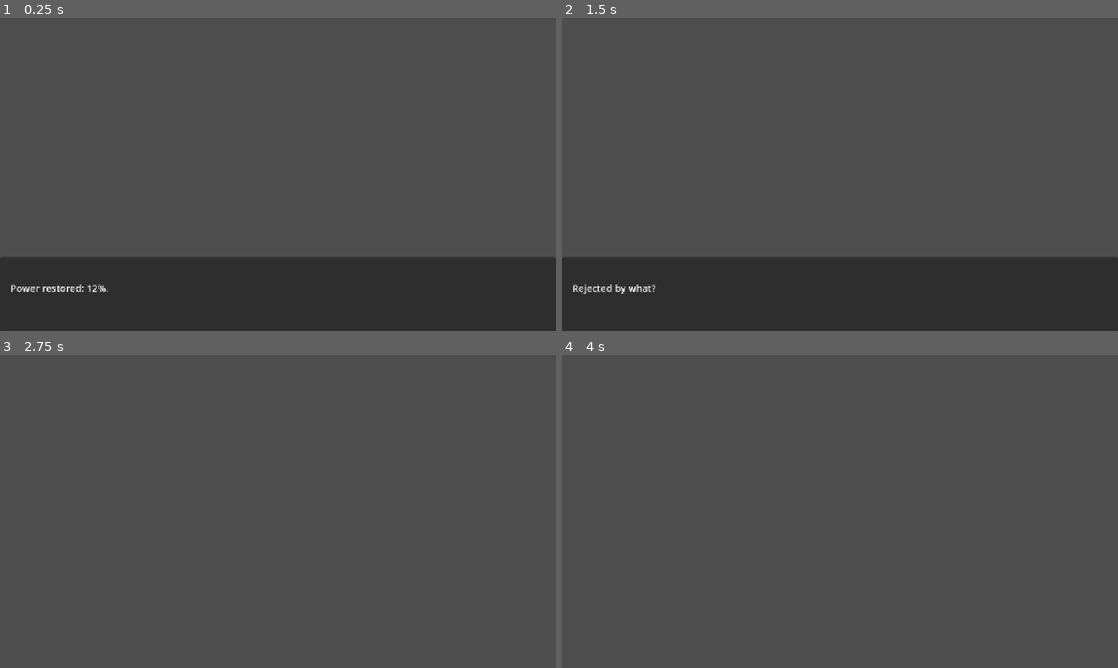
Above: before the commit, frames 1-4 (two rows, left to right).
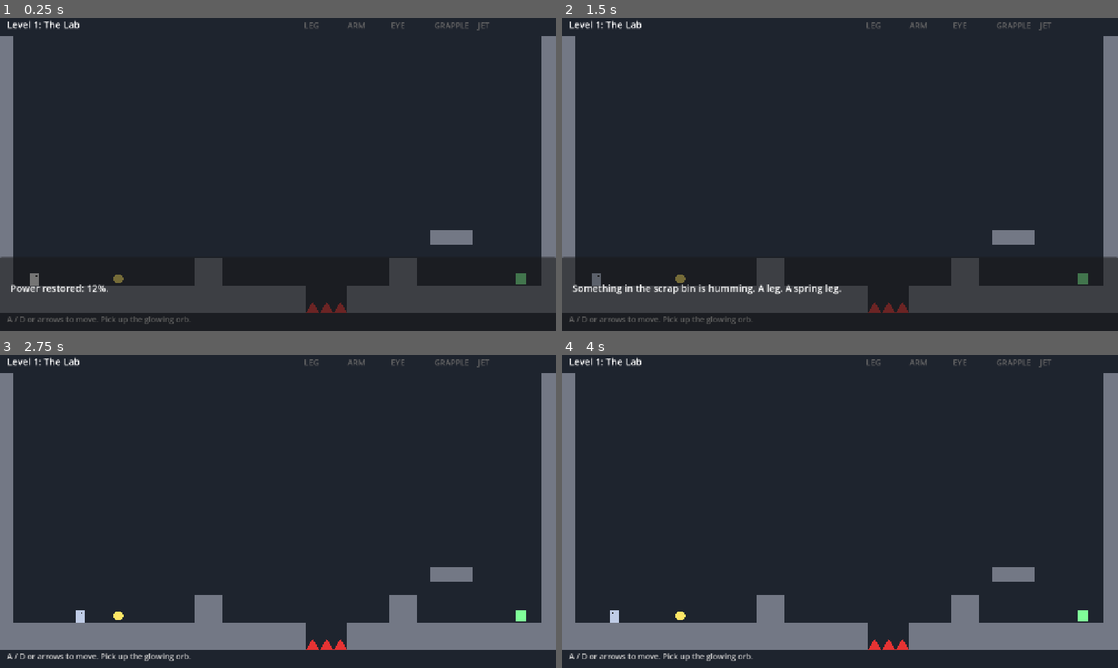
Above: after the commit, the same moments.

Repository: DanishHelmy/GameJam1
Game: Godot game, scene res://scenes/main.tscn
Two runs of this game, one before a commit and one after it. Both use one fixed random seed, a clock stepped at 60 frames per second and the inputs below.
Inputs:
- Up to frame 1 (0.25 s): no input
- Up to frame 2 (1.5 s): tap Enter (ui_accept) at 0.5, 0.77, 1.25 s; hold D 0.53-1.28 s; tap R at 0.6 s; tap X at 0.8, 1.35 s; hold A from 1.28 s (still down)
- Up to frame 3 (2.75 s): tap Enter (ui_accept) at 1.52 s; tap Space at 1.55, 2.1 s; release A at 2.03 s; hold D from 2.03 s (still down); tap Z at 2.3 s
- Up to frame 4 (4 s): release D at 2.78 s; hold W 2.78-3.53 s; tap Z at 2.85 s; tap Enter (ui_accept) at 3.02, 3.5, 3.77 s; tap F at 3.05, 3.6 s; hold A from 3.53 s (still down); tap Shift at 3.8 s

The runs differ from the first frame. In frame 1, 77% of the frame differs, in the area x 0-100%, y 0-98%; in frame 2, 78%; in frame 3, 100%, in the area x 0-100%, y 0-100%; in frame 4, 100%.

Commit message:
Add 6-level story, art brief, dialogue and playable prototype
- narrative/levels.md: world, limb ladder (leg, arm, eye, grapple, jet), boss
- narrative/art_brief.md: sprite/background brief for the artist
- narrative/dialogue: level 1-6 and ending JSON
- assets/sprites/memory_house.png: ending memory scene
- Prototype (placeholder art): scripts/game.gd, levels_data.gd, play.bat.
  Movement and limb abilities are expected to change; treat as throwaway.

Co-Authored-By: Claude Code <noreply@anthropic.com>

Diff:
--- /dev/null
+++ b/narrative/dialogue/ending_memory.json
@@ -0,0 +1,12 @@
+{
+  "id": "ending_memory",
+  "lines": [
+    { "speaker": "THE UPGRADE", "text": "Subject." },
+    { "speaker": "", "text": "The terminal wakes. The all clear was never sent. The city is already empty." },
+    { "speaker": "", "text": "Instead, a picture. Dusk. A small house. A lit window." },
+    { "speaker": "Voice", "text": "Tommy! Dinner!" },
+    { "speaker": "", "text": "That is my name." },
+    { "speaker": "", "text": "Below, the lights of Meridian come on, one by one. Proof that someone was here." },
+    { "speaker": "", "text": "Tommy." }
+  ]
+}
--- /dev/null
+++ b/narrative/dialogue/level_1_lab.json
@@ -0,0 +1,10 @@
+{
+  "id": "level_1_lab",
+  "lines": [
+    { "speaker": "", "text": "Power restored: 12%." },
+    { "speaker": "Patient file", "text": "SUBJECT 0. STATUS: REJECTED. Do not reinitialise." },
+    { "speaker": "", "text": "Rejected by what?" },
+    { "speaker": "", "text": "Something in the scrap bin is humming. A leg. A spring leg." },
+    { "speaker": "", "text": "...Get up." }
+  ]
+}
--- /dev/null
+++ b/narrative/dialogue/level_2_street.json
@@ -0,0 +1,10 @@
+{
+  "id": "level_2_street",
+  "lines": [
+    { "speaker": "Announcer", "text": "Good morning, Meridian! Today is a wonderful day to be upgraded!" },
+    { "speaker": "", "text": "No one is here. The street is empty." },
+    { "speaker": "", "text": "A tower, far away. One window is lit." },
+    { "speaker": "", "text": "An arm in a glass case. A tiny house is drawn on the label." },
+    { "speaker": "", "text": "It fits. It comes off, too. Useful." }
+  ]
+}
--- /dev/null
+++ b/narrative/dialogue/level_3_subway.json
@@ -0,0 +1,10 @@
+{
+  "id": "level_3_subway",
+  "lines": [
+    { "speaker": "", "text": "Dark. Cold. Something is sitting on the platform bench." },
+    { "speaker": "Log 14", "text": "I upgraded my eyes first. Then my hands. Then I stopped missing my mother." },
+    { "speaker": "", "text": "They did not look sad. That is the worst part." },
+    { "speaker": "", "text": "A head module on a shelf. It lets me see what is hidden." },
+    { "speaker": "", "text": "Hold X. Look closer." }
+  ]
+}
--- /dev/null
+++ b/narrative/dialogue/level_4_skyway.json
@@ -0,0 +1,10 @@
+{
+  "id": "level_4_skyway",
+  "lines": [
+    { "speaker": "Pip", "text": "Oh! You are moving! Nobody moves anymore." },
+    { "speaker": "Pip", "text": "I am Pip. I stayed. I do not know why. Nobody told me to leave." },
+    { "speaker": "Pip", "text": "They emptied the city in one night. The Subjects were left behind." },
+    { "speaker": "", "text": "A grapple arm hangs from a broken sign. Another case. Another tiny house." },
+    { "speaker": "Pip", "text": "The tower is that way. Mind the gaps." }
+  ]
+}
--- /dev/null
+++ b/narrative/dialogue/level_5_tower.json
@@ -0,0 +1,10 @@
+{
+  "id": "level_5_tower",
+  "lines": [
+    { "speaker": "", "text": "A wall of glass cases. Each one labelled: T." },
+    { "speaker": "Last log", "text": "Subject 0 refused the final step. It kept one memory. We could not find it. We could not delete it." },
+    { "speaker": "Pip", "text": "Those are yours. All of them." },
+    { "speaker": "", "text": "The last case holds two jet legs. They are warm." },
+    { "speaker": "", "text": "Up. Only up." }
+  ]
+}
--- /dev/null
+++ b/narrative/dialogue/level_6_roof.json
@@ -0,0 +1,8 @@
+{
+  "id": "level_6_roof",
+  "lines": [
+    { "speaker": "", "text": "The roof. Wind. The transmitter, and something standing in front of it." },
+    { "speaker": "THE UPGRADE", "text": "I am what you were meant to be." },
+    { "speaker": "", "text": "It has my face. It has every limb I found." }
+  ]
+}
--- a/scenes/main.tscn
+++ b/scenes/main.tscn
@@ -1,7 +1,6 @@
 [gd_scene format=3]
 
-[ext_resource type="PackedScene" path="res://scenes/dialogue_box.tscn" id="1"]
+[ext_resource type="Script" path="res://scripts/game.gd" id="1"]
 
 [node name="Main" type="Node2D"]
-
-[node name="DialogueBox" parent="." instance=ExtResource("1")]
+script = ExtResource("1")
--- /dev/null
+++ b/scripts/game.gd
@@ -0,0 +1,413 @@
+extends Node2D
+## Runs all 6 levels. Levels live in levels_data.gd (ASCII maps), story in narrative/dialogue/*.json.
+## Art is placeholder rectangles drawn in _draw(); replace with sprites later.
+## Keys: A/D or arrows move, Space (or Z) jump (needs leg), E throw arm (hold Up = throw up),
+## hold X = x-ray (needs eye), F grapple (needs grapple arm), Shift dash (needs jet legs),
+## R restart level, Enter/Space advances dialogue.
+
+const TILE := 32
+const MAP_W := 40
+const MAP_H := 20
+const PW := 20.0
+const PH := 30.0
+const Y_OFFSET := 40.0
+const LevelsData := preload("res://scripts/levels_data.gd")
+const DialogueScene := preload("res://scenes/dialogue_box.tscn")
+const ENDING_DIALOGUE := "res://narrative/dialogue/ending_memory.json"
+const MEMORY_IMAGE := "res://assets/sprites/memory_house.png"
+
+var level_i := 0
+var map: Array = []
+var owned := {}
+var spawn := Vector2.ZERO
+var pos := Vector2.ZERO
+var vel := Vector2.ZERO
+var facing := 1
+var coyote := 0.0
+var on_ground := false
+var doors_open := {"S": false, "T": false}
+var weak_left := 0
+var arm_on := false
+var arm_pos := Vector2.ZERO
+var arm_dir := Vector2.RIGHT
+var arm_dist := 0.0
+var arm_cooldown := 0.0
+var grapple_to: Variant = null
+var dash_t := 0.0
+var dash_used := false
+var xray := false
+var talking := false
+var finished_game := false
+var toast_text := ""
+var toast_t := 0.0
+var flash_t := 0.0
+var _jump_prev := false
+var _arm_prev := false
+var _grap_prev := false
+var _dash_prev := false
+
+
+func _ready() -> void:
+	load_level(0)
+
+
+func load_level(i: int) -> void:
+	level_i = i
+	var data: Dictionary = LevelsData.LEVELS[i]
+	map = (data["map"] as Array).duplicate()
+	doors_open = {"S": false, "T": false}
+	weak_left = 0
+	for j in range(i):
+		var l: String = LevelsData.LEVELS[j]["limb"]
+		if l != "":
+			owned[l] = true
+	for r in range(MAP_H):
+		for c in range(MAP_W):
+			var ch := tile(c, r)
+			if ch == "P":
+				spawn = Vector2(c * TILE + TILE / 2.0, (r + 1) * TILE)
+				set_tile(c, r, ".")
+			elif ch == "W":
+				weak_left += 1
+	arm_on = false
+	respawn()
+	play_dialogue(data["dialogue"])
+	queue_redraw()
+
+
+func respawn() -> void:
+	pos = spawn
+	vel = Vector2.ZERO
+	grapple_to = null
+	dash_t = 0.0
+	arm_on = false
+	flash_t = 0.25
+
+
+func play_dialogue(path: String) -> void:
+	talking = true
+	var box := DialogueScene.instantiate()
+	box.dialogue_file = path
+	box.finished.connect(func():
+		talking = false
+		box.queue_free())
+	add_child(box)
+
+
+func tile(c: int, r: int) -> String:
+	if c < 0 or r < 0 or c >= MAP_W or r >= MAP_H:
+		return "#"
+	return (map[r] as String)[c]
+
+
+func set_tile(c: int, r: int, ch: String) -> void:
+	var row: String = map[r]
+	map[r] = row.substr(0, c) + ch + row.substr(c + 1)
+
+
+func is_solid(c: int, r: int) -> bool:
+	match tile(c, r):
+		"#":
+			return true
+		"H":
+			return xray
+		"D":
+			return not doors_open["S"]
+		"F":
+			return not doors_open["T"]
+	return false
+
+
+func box_hits(p: Vector2) -> bool:
+	var c1 := int(floor((p.x - PW / 2.0) / TILE))
+	var c2 := int(floor((p.x + PW / 2.0 - 0.01) / TILE))
+	var r1 := int(floor((p.y - PH) / TILE))
+	var r2 := int(floor((p.y - 0.01) / TILE))
+	for r in range(r1, r2 + 1):
+		for c in range(c1, c2 + 1):
+			if is_solid(c, r):
+				return true
+	return false
+
+
+func key(k: Key) -> bool:
+	return Input.is_physical_key_pressed(k)
+
+
+func tile_center(c: int, r: int) -> Vector2:
+	return Vector2(c * TILE + TILE / 2.0, r * TILE + TILE / 2.0)
+
+
+func toast(t: String) -> void:
+	toast_text = t
+	toast_t = 3.0
+
+
+func _physics_process(dt: float) -> void:
+	toast_t = max(0.0, toast_t - dt)
+	flash_t = max(0.0, flash_t - dt)
+	if key(KEY_R) and not talking and not finished_game:
+		respawn()
+	if talking or finished_game:
+		queue_redraw()
+		return
+
+	xray = owned.has("eye") and key(KEY_X)
+	var left := key(KEY_A) or key(KEY_LEFT)
+	var right := key(KEY_D) or key(KEY_RIGHT)
+	var up := key(KEY_W) or key(KEY_UP)
+	var jump_now := key(KEY_SPACE) or key(KEY_Z)
+	var jump_pressed := jump_now and not _jump_prev
+	_jump_prev = jump_now
+	var dir := int(right) - int(left)
+	if dir != 0:
+		facing = dir
+
+	# Grapple: pull straight toward the anchor
+	var grap_now := key(KEY_F)
+	if grap_now and not _grap_prev and owned.has("grapple") and grapple_to == null:
+		grapple_to = nearest_anchor()
+		if grapple_to == null:
+			toast("No anchor in range")
+	_grap_prev = grap_now
+	if grapple_to != null:
+		var target: Vector2 = (grapple_to as Vector2) + Vector2(0, PH / 2.0)
+		var to := target - pos
+		if to.length() < 12.0 or jump_pressed:
+			vel = to.normalized() * 300.0 if jump_pressed else Vector2.ZERO
+			grapple_to = null
+		else:
+			vel = to.normalized() * 520.0
+			var before := pos
+			pos += vel * dt
+			if box_hits(pos):
+				pos = before
+				grapple_to = null
+				vel = Vector2.ZERO
+			after_move()
+			queue_redraw()
+			return
+
+	# Dash
+	var dash_now := key(KEY_SHIFT)
+	if dash_now and not _dash_prev and owned.has("jet") and not dash_used and dash_t <= 0.0:
+		dash_t = 0.18
+		dash_used = true
+	_dash_prev = dash_now
+
+	if dash_t > 0.0:
+		dash_t -= dt
+		vel = Vector2(facing * 650.0, 0.0)
+	else:
+		vel.x = move_toward(vel.x, dir * 220.0, 1800.0 * dt)
+		vel.y = min(vel.y + 1500.0 * dt, 700.0)
+
+	coyote = 0.1 if on_ground else max(0.0, coyote - dt)
+	if jump_pressed and owned.has("leg") and coyote > 0.0:
+		vel.y = -560.0
+		coyote = 0.0
+
+	# Arm
+	var arm_now := key(KEY_E)
+	if arm_now and not _arm_prev and owned.has("arm") and not arm_on and arm_cooldown <= 0.0:
+		arm_on = true
+		arm_dist = 0.0
+		arm_dir = Vector2.UP if up else Vector2(facing, 0)
+		arm_pos = pos + Vector2(0, -PH / 2.0)
+	_arm_prev = arm_now
+	arm_cooldown = max(0.0, arm_cooldown - dt)
+	if arm_on:
+		step_arm(dt)
+
+	move_and_collide_axes(dt)
+	after_move()
+	queue_redraw()
+
+
+func step_arm(dt: float) -> void:
+	var step := 600.0 * dt
+	arm_pos += arm_dir * step
+	arm_dist += step
+	var c := int(floor(arm_pos.x / TILE))
+	var r := int(floor(arm_pos.y / TILE))
+	var ch := tile(c, r)
+	if (ch == "S" or ch == "T") and not doors_open[ch]:
+		doors_open[ch] = true
+		toast("Click. A door opened.")
+		arm_on = false
+		arm_cooldown = 0.4
+	elif is_solid(c, r) or arm_dist > 320.0:
+		arm_on = false
+		arm_cooldown = 0.4
+
+
+func move_and_collide_axes(dt: float) -> void:
+	pos.x += vel.x * dt
+	if box_hits(pos):
+		var s := signf(vel.x)
+		for i in range(40):
+			pos.x -= s * 0.5
+			if not box_hits(pos):
+				break
+		vel.x = 0.0
+	pos.y += vel.y * dt
+	on_ground = false
+	if box_hits(pos):
+		var s := signf(vel.y)
+		for i in range(80):
+			pos.y -= s * 0.5
+			if not box_hits(pos):
+				break
+		if vel.y > 0.0:
+			on_ground = true
+			dash_used = false
+		vel.y = 0.0
+
+
+func nearest_anchor() -> Variant:
+	var best: Variant = null
+	var best_d := 450.0
+	for r in range(MAP_H):
+		for c in range(MAP_W):
+			var ch := tile(c, r)
+			if ch == "A" or (ch == "a" and xray):
+				var p := tile_center(c, r)
+				var d := p.distance_to(pos + Vector2(0, -PH / 2.0))
+				if d > 40.0 and d < best_d:
+					best_d = d
+					best = p
+	return best
+
+
+func after_move() -> void:
+	var center := pos + Vector2(0, -PH / 2.0)
+	var c1 := int(floor((pos.x - PW / 2.0) / TILE))
+	var c2 := int(floor((pos.x + PW / 2.0) / TILE))
+	var r1 := int(floor((pos.y - PH) / TILE))
+	var r2 := int(floor((pos.y - 0.01) / TILE))
+	for r in range(r1, r2 + 1):
+		for c in range(c1, c2 + 1):
+			if tile(c, r) == "^":
+				die()
+				return
+	if pos.y > MAP_H * TILE + 60:
+		die()
+		return
+	# Pickups, exit, weak points
+	for r in range(MAP_H):
+		for c in range(MAP_W):
+			var ch := tile(c, r)
+			if ch == "L" or ch == "E" or ch == "W":
+				var d := tile_center(c, r).distance_to(center)
+				if ch == "L" and d < 28.0:
+					var limb: String = LevelsData.LEVELS[level_i]["limb"]
+					owned[limb] = true
+					set_tile(c, r, ".")
+					toast("New limb: " + limb.to_upper())
+				elif ch == "W" and d < 40.0:
+					set_tile(c, r, ".")
+					weak_left -= 1
+					flash_t = 0.3
+					toast("Weak point destroyed. " + str(weak_left) + " left.")
+					if weak_left <= 0:
+						win()
+						return
+				elif ch == "E" and d < 28.0:
+					var need: String = LevelsData.LEVELS[level_i]["limb"]
+					if need == "" or owned.has(need):
+						load_level(level_i + 1)
+						return
+					toast("Find the limb first.")
+
+
+func die() -> void:
+	respawn()
+
+
+func win() -> void:
+	finished_game = true
+	var layer := CanvasLayer.new()
+	layer.layer = 1
+	add_child(layer)
+	var bg := ColorRect.new()
+	bg.color = Color.BLACK
+	bg.set_anchors_preset(Control.PRESET_FULL_RECT)
+	layer.add_child(bg)
+	if ResourceLoader.exists(MEMORY_IMAGE):
+		var tr := TextureRect.new()
+		tr.texture = load(MEMORY_IMAGE)
+		tr.set_anchors_preset(Control.PRESET_FULL_RECT)
+		tr.expand_mode = TextureRect.EXPAND_IGNORE_SIZE
+		tr.stretch_mode = TextureRect.STRETCH_KEEP_ASPECT_CENTERED
+		layer.add_child(tr)
+	var box := DialogueScene.instantiate()
+	box.dialogue_file = ENDING_DIALOGUE
+	box.finished.connect(func():
+		box.queue_free()
+		var title := Label.new()
+		title.text = "TOMMY"
+		title.add_theme_font_size_override("font_size", 96)
+		title.set_anchors_preset(Control.PRESET_CENTER)
+		title.position = Vector2(540, 300)
+		title.add_theme_color_override("font_shadow_color", Color.BLACK)
+		title.add_theme_constant_override("shadow_offset_x", 4)
+		title.add_theme_constant_override("shadow_offset_y", 4)
+		layer.add_child(title))
+	add_child(box)
+
+
+# ---------------- drawing (placeholder art) ----------------
+
+func level_tint() -> Color:
+	var t := float(level_i) / 5.0
+	return Color(0.12 + 0.20 * t, 0.14 + 0.10 * t, 0.18 - 0.02 * t)
+
+
+func _draw() -> void:
+	draw_rect(Rect2(0, 0, 1280, 720), level_tint())
+	draw_set_transform(Vector2(0, Y_OFFSET))
+	for r in range(MAP_H):
+		for c in range(MAP_W):
+			var ch := tile(c, r)
+			var rect := Rect2(c * TILE, r * TILE, TILE, TILE)
+			match ch:
+				"#":
+					draw_rect(rect, Color(0.45, 0.47, 0.52))
+				"H":
+					draw_rect(rect, Color(0.3, 0.9, 1.0, 0.9) if xray else Color(0.3, 0.9, 1.0, 0.08), xray)
+				"^":
+					draw_colored_polygon(PackedVector2Array([rect.position + Vector2(0, TILE), rect.position + Vector2(TILE / 2.0, 4), rect.position + Vector2(TILE, TILE)]), Color(0.9, 0.2, 0.2))
+				"D", "F":
+					if is_solid(c, r):
+						draw_rect(rect, Color(0.9, 0.7, 0.2))
+				"S", "T":
+					draw_rect(rect.grow(-6), Color(0.3, 1.0, 0.4) if doors_open[ch] else Color(1.0, 0.3, 0.3))
+				"A":
+					draw_arc(rect.get_center(), 11, 0, TAU, 20, Color(1, 0.8, 0.3), 3)
+				"a":
+					draw_arc(rect.get_center(), 11, 0, TAU, 20, Color(0.3, 0.9, 1.0, 0.9 if xray else 0.05), 3)
+				"L":
+					draw_circle(rect.get_center(), 11, Color(1.0, 0.9, 0.4))
+				"E":
+					draw_rect(rect.grow(-4), Color(0.5, 1.0, 0.6))
+				"W":
+					draw_circle(rect.get_center(), 13, Color(1.0, 0.2, 0.8))
+	if grapple_to != null:
+		draw_line(pos + Vector2(0, -PH / 2.0), grapple_to as Vector2, Color(1, 0.8, 0.3), 2)
+	if arm_on:
+		draw_rect(Rect2(arm_pos - Vector2(8, 4), Vector2(16, 8)), Color(0.8, 0.8, 0.9))
+	var body := Color(1, 1, 1) if flash_t > 0.0 else Color(0.75, 0.8, 0.9)
+	draw_rect(Rect2(pos.x - PW / 2.0, pos.y - PH, PW, PH), body)
+	draw_rect(Rect2(pos.x + facing * 4 - 2, pos.y - PH + 6, 4, 4), Color(0.1, 0.9, 1.0) if xray else Color(0.1, 0.1, 0.1))
+	draw_set_transform(Vector2.ZERO)
+	# HUD
+	var font := ThemeDB.fallback_font
+	var data: Dictionary = LevelsData.LEVELS[level_i]
+	draw_string(font, Vector2(16, 24), "Level %d: %s" % [level_i + 1, data["name"]], HORIZONTAL_ALIGNMENT_LEFT, -1, 22, Color.WHITE)
+	draw_string(font, Vector2(16, 700), data["hint"], HORIZONTAL_ALIGNMENT_LEFT, -1, 18, Color(0.8, 0.8, 0.8))
+	var x := 700.0
+	for l in ["leg", "arm", "eye", "grapple", "jet"]:
+		draw_string(font, Vector2(x, 24), l.to_upper(), HORIZONTAL_ALIGNMENT_LEFT, -1, 18, Color(1, 0.9, 0.4) if owned.has(l) else Color(0.4, 0.4, 0.4))
+		x += 100.0
+	if toast_t > 0.0:
+		draw_string(font, Vector2(16, 60), toast_text, HORIZONTAL_ALIGNMENT_LEFT, -1, 22, Color(1, 0.9, 0.4))
--- /dev/null
+++ b/scripts/levels_data.gd
@@ -0,0 +1,175 @@
+extends RefCounted
+## GENERATED level data. Edit by hand if you like.
+## Legend: # solid, H hidden platform, ^ spikes, P spawn, E exit, L limb, S/T switch,
+## D/F door (S opens D, T opens F), A anchor, a hidden anchor, W weak point.
+
+const LEVELS := [
+	{
+		"name": "The Lab",
+		"dialogue": "res://narrative/dialogue/level_1_lab.json",
+		"limb": "leg",
+		"hint": "A / D or arrows to move. Pick up the glowing orb.",
+		"map": [
+			"#......................................#",
+			"#......................................#",
+			"#......................................#",
+			"#......................................#",
+			"#......................................#",
+			"#......................................#",
+			"#......................................#",
+			"#......................................#",
+			"#......................................#",
+			"#......................................#",
+			"#......................................#",
+			"#......................................#",
+			"#......................................#",
+			"#......................................#",
+			"#..............................###.....#",
+			"#......................................#",
+			"#.............##............##.........#",
+			"#.P.....L.....##............##.......E.#",
+			"######################...###############",
+			"######################^^^###############",
+		],
+	},
+	{
+		"name": "Street Level",
+		"dialogue": "res://narrative/dialogue/level_2_street.json",
+		"limb": "arm",
+		"hint": "E throws the arm forward. Hold W or Up + E to throw it up.",
+		"map": [
+			"#...................#...........#......#",
+			"#...................#...........#......#",
+			"#...................#...........#......#",
+			"#...................#...........#......#",
+			"#...................#...........#......#",
+			"#...................#...........#......#",
+			"#...................#...........#......#",
+			"#...................#...........#......#",
+			"#...................#...........#......#",
+			"#...................#...........#......#",
+			"#.......#####.......#...........#......#",
+			"#.........S.........#...........#......#",
+			"#...................D...........F......#",
+			"#...................D...........F......#",
+			"#...................D...........F......#",
+			"#...................D...........F......#",
+			"#...................D...........F......#",
+			"#.P..L..............D........T..F....E.#",
+			"########################...#############",
+			"########################^^^#############",
+		],
+	},
+	{
+		"name": "The Subway",
+		"dialogue": "res://narrative/dialogue/level_3_subway.json",
+		"limb": "eye",
+		"hint": "Hold X to see hidden things.",
+		"map": [
+			"#......................................#",
+			"#......................................#",
+			"#......................................#",
+			"#......................................#",
+			"#......................................#",
+			"#......................................#",
+			"#......................................#",
+			"#......................................#",
+			"#......................................#",
+			"#......................................#",
+			"#......................................#",
+			"#......................................#",
+			"#......................................#",
+			"#......................................#",
+			"#......................................#",
+			"#................HH........HH..........#",
+			"#...........HH........HH...............#",
+			"#.P..L...............................E.#",
+			"##########.....................#########",
+			"##########^^^^^^^^^^^^^^^^^^^^^#########",
+		],
+	},
+	{
+		"name": "The Skyway",
+		"dialogue": "res://narrative/dialogue/level_4_skyway.json",
+		"limb": "grapple",
+		"hint": "F grapples to the nearest anchor. Jump to let go.",
+		"map": [
+			"#...................................#..#",
+			"#...................................#..#",
+			"#...................................#..#",
+			"#...................................#..#",
+			"#...................................#..#",
+			"#...................................#..#",
+			"#.....................a.............#..#",
+			"#...................................#..#",
+			"#.............A..............A......#..#",
+			"#................................T..#..#",
+			"#.............................####..#..#",
+			"#...................................#..#",
+			"#...................................F..#",
+			"#...................................F..#",
+			"#...................................F..#",
+			"#...................................F..#",
+			"#...................................F..#",
+			"#.P..L..............................F.E#",
+			"#########........................#######",
+			"#########^^^^^^^^^^^^^^^^^^^^^^^^#######",
+		],
+	},
+	{
+		"name": "The Tower Core",
+		"dialogue": "res://narrative/dialogue/level_5_tower.json",
+		"limb": "jet",
+		"hint": "Shift to dash. One dash per jump.",
+		"map": [
+			"#.................................#....#",
+			"#.................................#....#",
+			"#.................................#....#",
+			"#.................................#....#",
+			"#.................................#....#",
+			"#.................................#....#",
+			"#.................................#....#",
+			"#.................................#....#",
+			"#.................................#....#",
+			"#.................................#....#",
+			"#............................###..#....#",
+			"#.............................S...#....#",
+			"#.................................D....#",
+			"#.................................D....#",
+			"#.................................D....#",
+			"#.................................D....#",
+			"#.................................D....#",
+			"#.P..L............................D..E.#",
+			"##########.......####.......############",
+			"##########^^^^^^^####^^^^^^^############",
+		],
+	},
+	{
+		"name": "The Roof",
+		"dialogue": "res://narrative/dialogue/level_6_roof.json",
+		"limb": "",
+		"hint": "Destroy the three glowing weak points.",
+		"map": [
+			"#.................................#....#",
+			"#.................................#....#",
+			"#.................................#....#",
+			"#.................................#....#",
+			"#.................................#....#",
+			"#.................................#....#",
+			"#.............................W...#....#",
+			"#.............................A...#....#",
+			"#.................................#....#",
+			"#.......................a.........#....#",
+			"#..........................###....#....#",
+			"#...........................S.....#....#",
+			"#.................................D....#",
+			"#.................................D....#",
+			"#.................................D....#",
+			"#.................................D....#",
+			"#.................................D....#",
+			"#.P................W..............D..W.#",
+			"##########.......#####....##############",
+			"##########^^^^^^^#####^^^^##############",
+		],
+	},
+]
Binary file added: assets/sprites/memory_house.png
Not shown, added: assets/sprites/memory_house.png.import
Not shown, added: concept/concept_design.jpeg.import
Not shown, added: concept/concept_robots.jpeg.import
Not shown, added: scripts/dialogue_box.gd.uid
Not shown, added: scripts/game.gd.uid
Not shown, added: scripts/levels_data.gd.uid
Not shown, added: narrative/art_brief.md
Not shown, added: narrative/levels.md
Not shown, changed: narrative/story.md
Not shown, added: play.bat
